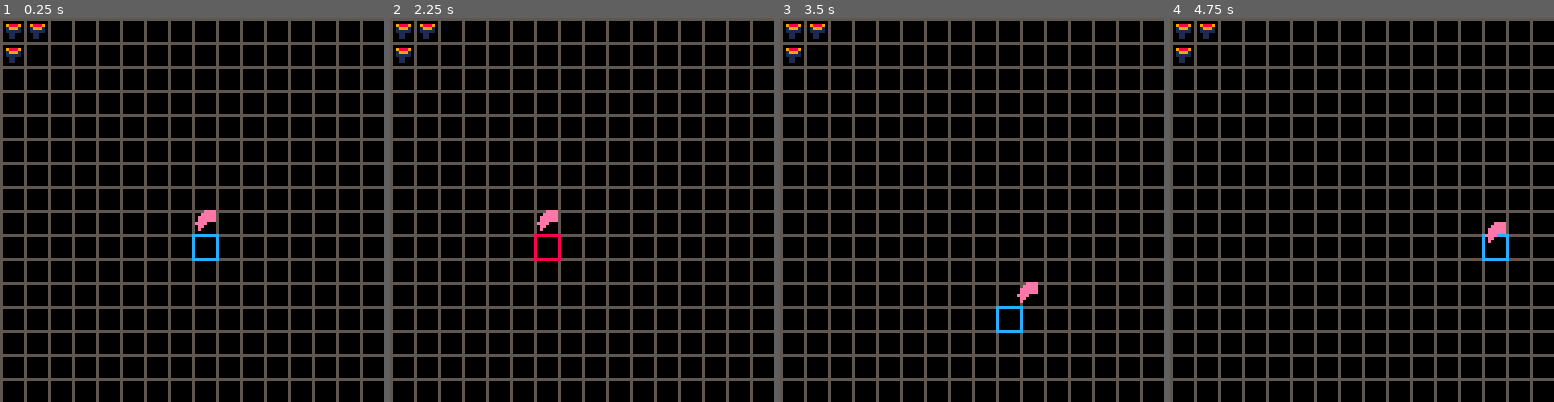
Above: before the commit, frames 1-4 (left to right).
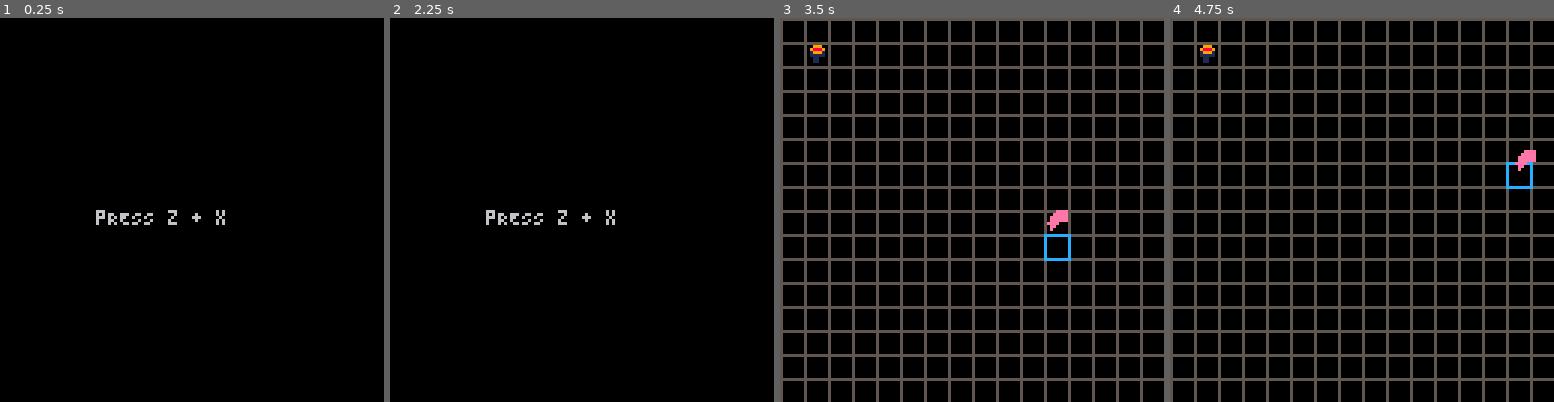
Above: after the commit, the same moments.

Repository: PabloReszczynski/GGJ2019
Game: PICO-8 cartridge ggj19.p8
The game is run twice, just before and just after one commit, with the same random seed, the same clock (stepped at 60 frames per second) and the same inputs.
Inputs:
- Up to frame 1 (0.25 s): no input
- Up to frame 2 (2.25 s): tap O (Z key) at 0.33, 0.7, 1.43, 2.22 s; tap X (X key) at 1.07, 2.07 s; hold Left from 1.97 s (still down)
- Up to frame 3 (3.5 s): release Left at 2.37 s; tap X (X key) every 0.33 s from 2.4 to 3.4 s; hold Down 2.42-2.82 s; hold Right from 2.87 s (still down); tap O (Z key) at 3.1 s
- Up to frame 4 (4.75 s): release Right at 3.53 s; hold Up 3.58-4.08 s; tap X (X key) every 0.33 s from 3.73 to 4.73 s; tap O (Z key) at 3.98 s; hold Right 4.13-4.53 s; hold Down from 4.58 s (still down)

The runs differ from the first frame. In frame 1, 24% of the frame differs, in the area x 0-100%, y 0-100%; in frame 2, 24%; in frame 3, 1.2%; in frame 4, 1.2%.

Commit message:
refactor

Diff:
--- a/ggj19.p8
+++ b/ggj19.p8
@@ -28,10 +28,7 @@
 local cl_pink = 14
 local cl_peach = 15
 
-local player
-local cursor
-local dummy_object
-local dummies
+local global_state
 
 function Player()
   local player = {
@@ -73,7 +70,7 @@
     dragged = false,
   }
 
-  function dummy_object:update()
+  function dummy_object:update(cursor)
     if is_between(cursor, self) then
       self.draggable = true
     end
@@ -108,7 +105,7 @@
     dragging = false
   }
 
-  function cursor:update()
+  function cursor:update(player)
     if btn(a_btn) then
       self.color = cl_red
     else
@@ -130,11 +127,61 @@
   return cursor
 end
 
+function title_screen()
+  local state = {
+
+  }
+
+  function state:update()
+  end
+
+  function state:handle_input()
+    if btn(a_btn) and btn(b_btn) then
+      global_state = main_screen()
+    end
+  end
+
+  function state:draw()
+    cls()
+    print("pRESS z + x", 32, 64)
+  end
+
+  return state
+end
+
+function main_screen()
+  local state = {
+    player = Player(),
+    cursor = Cursor(),
+    dummy = DummyObject(10, 10)
+  }
+
+  function state:handle_input()
+  end
+
+  function state:update()
+    self.player:update()
+    self.cursor:update(self.player)
+    self.dummy:update(self.cursor)
+  end
+
+  function state:draw()
+    cls() -- clears the screen
+    draw_grid()
+    self.cursor:draw()
+    self.player:draw()
+    self.dummy:draw()
+  end
+
+  return state
+end
+
 function snap(i)
   return flr(i / 8) * 8
 end
 
 function draw_grid()
+
  -- vertical lines
   for i = 0,120,8
   do
@@ -153,100 +200,88 @@
 end
 
 function _init()
-  player = Player()
-  cursor = Cursor()
-  dummies = {
-    DummyObject(1, 2),
-    DummyObject(2, 4),
-    DummyObject(5, 1),
-    DummyObject(7, 10),
-    DummyObject(7, 10),
-    DummyObject(7, 10),
-    DummyObject(7, 10),
-    DummyObject(7, 10),
-    DummyObject(7, 10),
-    DummyObject(7, 10),
-    DummyObject(7, 10),
-    DummyObject(7, 10),
-    DummyObject(7, 10),
-    DummyObject(7, 10),
-    DummyObject(7, 10),
-    DummyObject(7, 10),
-    DummyObject(7, 10),
-    DummyObject(7, 10),
-    DummyObject(7, 10),
-    DummyObject(7, 10),
-    DummyObject(7, 10),
-    DummyObject(7, 10),
-    DummyObject(7, 10),
-    DummyObject(7, 10),
-    DummyObject(7, 10),
-    DummyObject(7, 10),
-    DummyObject(12, 2)
-  }
+  global_state = title_screen()
 end
 
 
 function _update()
-  player:update()
-  cursor:update()
-  foreach(dummies, function(dum) dum:update() end)
+  global_state:handle_input()
+  global_state:update()
 end
 
 function _draw()
-  cls() -- clears the screen
-  draw_grid()
-  cursor:draw()
-  player:draw()
-  foreach(dummies, function(dum) dum:draw() end)
-end
-…(50 lines of a section not shown)…
+  global_state:draw()
+end
+…(57 lines of a section not shown)…
+__map__
+0000000000005152535455565758000000000000000000000000000000000000000000000000000000000000000000000000000000000000000000000000000000000000000000000000000000000000000000000000000000000000000000000000000000000000000000000000000000000000000000000000000000000000
+0001020304050607080708060708000000000000000000000000000000000000000000000000000000000000000000000000000000000000000000000000000000000000000000000000000000000000000000000000000000000000000000000000000000000000000000000000000000000000000000000000000000000000
+0011121314151617181718161718060708000000000000000000000000000000000000000000000000000000000000000000000000000000000000000000000000000000000000000000000000000000000000000000000000000000000000000000000000000000000000000000000000000000000000000000000000000000
+0021222324252627282728262728161718000000000000000000000000000000000000000000000000000000000000000000000000000000000000000000000000000000000000000000000000000000000000000000000000000000000000000000000000000000000000000000000000000000000000000000000000000000
+0031323334353637383738363738262728000000000000000000000000000000000000000000000000000000000000000000000000000000000000000000000000000000000000000000000000000000000000000000000000000000000000000000000000000000000000000000000000000000000000000000000000000000
+0041424344010203040102030405060708000000000000000000000000000000000000000000000000000000000000000000000000000000000000000000000000000000000000000000000000000000000000000000000000000000000000000000000000000000000000000000000000000000000000000000000000000000
+0051525354111213141112131415161718000000000000000000000000000000000000000000000000000000000000000000000000000000000000000000000000000000000000000000000000000000000000000000000000000000000000000000000000000000000000000000000000000000000000000000000000000000
+0061626364212223242122232425262728000000000000000000000000000000000000000000000000000000000000000000000000000000000000000000000000000000000000000000000000000000000000000000000000000000000000000000000000000000000000000000000000000000000000000000000000000000
+0071727374313233343132333435363738000000000000000000000000000000000000000000000000000000000000000000000000000000000000000000000000000000000000000000000000000000000000000000000000000000000000000000000000000000000000000000000000000000000000000000000000000000
+0000000000414243444142434445464748000000000000000000000000000000000000000000000000000000000000000000000000000000000000000000000000000000000000000000000000000000000000000000000000000000000000000000000000000000000000000000000000000000000000000000000000000000
+0000000000515253545152535455565758000000000000000000000000000000000000000000000000000000000000000000000000000000000000000000000000000000000000000000000000000000000000000000000000000000000000000000000000000000000000000000000000000000000000000000000000000000
+0000000000616263646162636465666768000000000000000000000000000000000000000000000000000000000000000000000000000000000000000000000000000000000000000000000000000000000000000000000000000000000000000000000000000000000000000000000000000000000000000000000000000000
+0000000000717273747172737475767778000000000000000000000000000000000000000000000000000000000000000000000000000000000000000000000000000000000000000000000000000000000000000000000000000000000000000000000000000000000000000000000000000000000000000000000000000000
+
+
Not shown, changed: 37 lines of the sprite sheet (__gfx__) section of ggj19.p8
